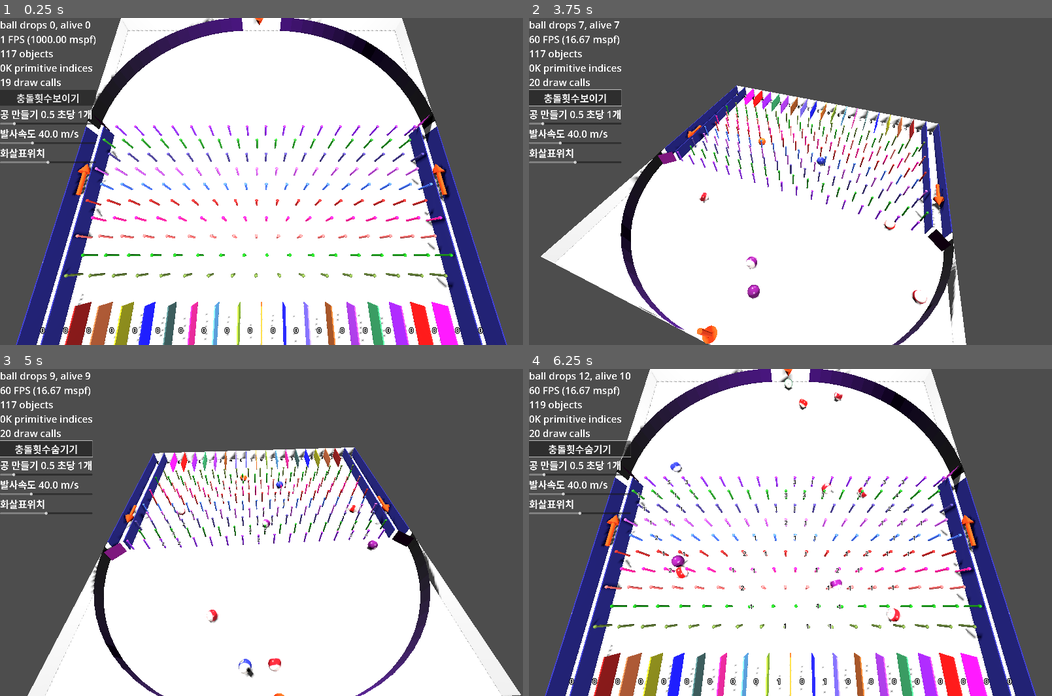
Above: before the commit, frames 1-4 (two rows, left to right).
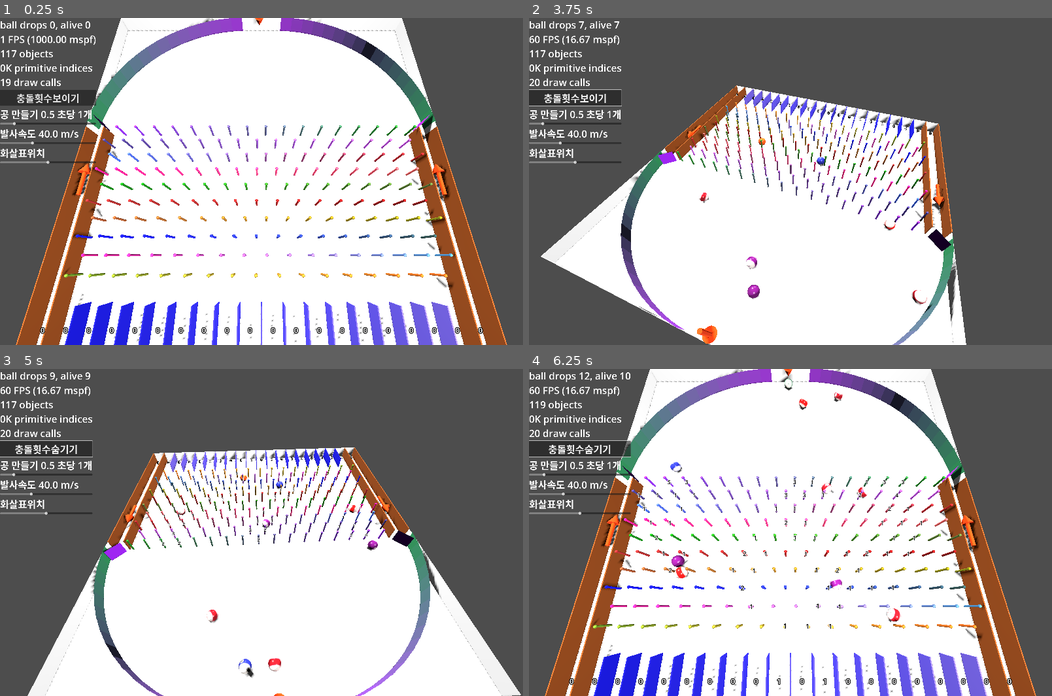
Above: after the commit, the same moments.

Repository: kasworld/gd4pinball
Game: Godot game, scene res://main.tscn
The game is run twice, just before and just after one commit, with the same random seed, the same clock (stepped at 60 frames per second) and the same inputs.
Inputs (mouse positions are in pixels of both pictures, inside the frame that each line leads up to):
- Up to frame 1 (0.25 s): no input
- Up to frame 2 (3.75 s): click "충돌횟수보이기" at 0.5 s; click "충돌횟수숨기기" at 1.25 s; tap Enter at 2, 2.1, 3.6 s; move the mouse to (905, 165) at 2.02 s; hold Right 2.03-2.78 s; click (905, 165) at 2.17 s; move the mouse to (685, 197) at 2.77 s; hold Left 2.78-3.53 s; tap 1 at 2.85 s; move the mouse to (842, 109) at 3.52 s; hold Right from 3.53 s (still down)
- Up to frame 3 (5 s): keep holding Right; move the mouse to (235, 597) at 4.27 s; tap 1 at 4.35 s; click (235, 597) at 4.42 s
- Up to frame 4 (6.25 s): move the mouse to (947, 581) at 5.02 s; release Right at 5.03 s; hold Left from 5.03 s (still down); tap Enter at 5.1 s; move the mouse to (633, 483) at 5.77 s; tap 1 at 5.85 s

The runs differ from the first frame. In frame 1, 17% of the frame differs, in the area x 3-97%, y 0-100%; in frame 2, 5.0%; in frame 3, 5.1%; in frame 4, 17%.

Commit message:
gradiant 칸막이색

Diff:
--- a/main.gd
+++ b/main.gd
@@ -55,15 +55,16 @@
 		ball_end_count.append(0)
 
 	var w
-	var co = get_randomcolor()
+	var co1 = get_randomcolor()
+	var co2 = get_randomcolor()
 	for x in range(2,Config.WorldSize.x-1):
-		co = get_randomcolor()
+		var co = lerp(co1,co2, float(x-2) / (Config.WorldSize.x-1-2-1) )
 		w = preload("res://칸막이.tscn").instantiate().set_color(co
 			).set_size( Vector3(Config.BallRadius/6, Config.WorldSize.y, 2) )
 		w.position = Vector3(x, Config.WorldSize.y/2, Config.WorldSize.z-1)
 		add_child(w)
 
-	co = get_randomcolor()
+	var co = get_randomcolor()
 	for x in [0, 1, Config.WorldSize.x-1, Config.WorldSize.x]:
 		var l = Config.WorldSize.z -Config.BounceArchRadius
 		w = preload("res://칸막이.tscn").instantiate().set_color(co
@@ -72,8 +73,8 @@
 		add_child(w)
 
 	var rad
-	var co1 = get_randomcolor()
-	var co2 = get_randomcolor()
+	co1 = get_randomcolor()
+	co2 = get_randomcolor()
 	for deg in range(5,90,5):
 		rad = deg_to_rad(deg)
 		co = lerp(co1,co2, float(deg) / ( (90.0-5) ) )
@@ -108,10 +109,11 @@
 	return lb
 
 func draw_pin_line(p1 :Vector3, p2 :Vector3, pin_count :int) -> void:
-	var co = get_randomcolor()
+	var co1 = get_randomcolor()
+	var co2 = get_randomcolor()
 	for i in pin_count:
 		var rate := float(i)/float(pin_count-1)
-		var b = preload("res://pin.tscn").instantiate().set_color(co
+		var b = preload("res://pin.tscn").instantiate().set_color( lerp(co1,co2,rate)
 			).set_radius_height(Config.BallRadius/6, Config.WorldSize.y)
 		b.position = lerp(p1,p2,rate)
 		b.set_default_pos(b.position)
